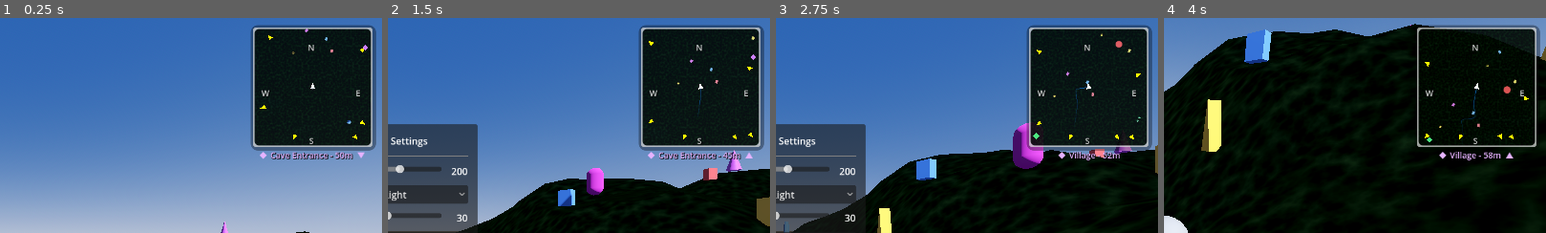
Above: before the commit, frames 1-4 (left to right).
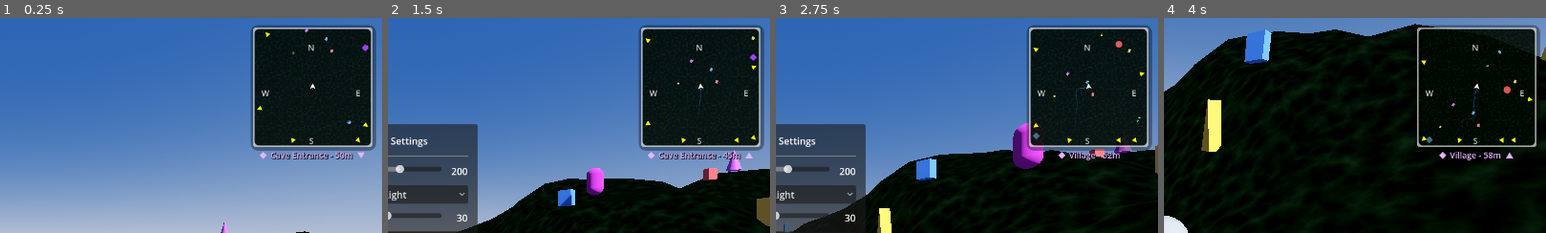
Above: after the commit, the same moments.

Repository: graydwarf/nibble-minimap-gold
Game: Godot game, scene res://scenes/main/main.tscn
Two runs of this game, one before a commit and one after it. Both use one fixed random seed, a clock stepped at 60 frames per second and the inputs below.
Inputs (mouse positions are % of the whole screen's width and height, from its top left):
- Up to frame 1 (0.25 s): no input
- Up to frame 2 (1.5 s): tap Enter at 0.5 s; move the mouse to (55, 50) at 0.52 s; hold Shift (sprint) 0.53-1.28 s; hold W (move_forward) from 0.53 s (still down); click (55, 50) at 0.67 s; move the mouse to (45, 50) at 1.27 s; tap M at 1.35 s
- Up to frame 3 (2.75 s): move the mouse to (60, 28) at 2.02 s; release W (move_forward) at 2.03 s; hold D (move_right) from 2.03 s (still down); tap Tab at 2.1 s
- Up to frame 4 (4 s): move the mouse to (45, 70) at 2.77 s; release D (move_right) at 2.78 s; hold W (move_forward) from 2.78 s (still down); tap V at 2.85 s; click (45, 70) at 2.92 s; move the mouse to (57, 51) at 3.52 s; hold Shift (sprint) from 3.53 s (still down)
The pictures show only the part of the screen within x 50-100%, y 0-50%; the shares and areas given below are measured in that part.

The runs differ from the first frame. In frame 1, 0.2% of the frame differs, in the area x 67-97%, y 6-59%; in frame 2, 0.3%; in frame 3, 0.3%, in the area x 67-97%, y 13-59%; in frame 4, 0.3%.

Commit message:
Use Sprite2D with SVG textures for web compatibility
- Create SVG icons for edge_arrow, edge_diamond, player_arrow
- edge_arrows: Use Sprite2D pool with SVG textures
- player_arrow: Use Sprite2D with SVG texture
- Sprite2D is the most reliable rendering for web exports

Diff:
--- /dev/null
+++ b/assets/icons/edge_arrow.svg
@@ -0,0 +1,3 @@
+<svg width="16" height="16" viewBox="0 0 16 16" xmlns="http://www.w3.org/2000/svg">
+<path d="M14 8L6 4L6 12L14 8Z" fill="#FFFF00"/>
+</svg>
--- /dev/null
+++ b/assets/icons/edge_diamond.svg
@@ -0,0 +1,3 @@
+<svg width="16" height="16" viewBox="0 0 16 16" xmlns="http://www.w3.org/2000/svg">
+<path d="M8 2L14 8L8 14L2 8L8 2Z" fill="#CC80FF"/>
+</svg>
--- /dev/null
+++ b/assets/icons/player_arrow.svg
@@ -0,0 +1,3 @@
+<svg width="24" height="24" viewBox="0 0 24 24" xmlns="http://www.w3.org/2000/svg">
+<path d="M12 4L6 16L12 13L18 16L12 4Z" fill="#FFFFFF" stroke="#000000" stroke-width="1"/>
+</svg>
--- a/scenes/minimap/edge_arrows.gd
+++ b/scenes/minimap/edge_arrows.gd
@@ -1,33 +1,42 @@
 extends Control
 ## Shows arrows at minimap edges pointing to off-screen POI markers and waypoints.
-## Uses Polygon2D nodes for web compatibility (instead of _draw()).
+## Uses Sprite2D nodes with textures for web compatibility.
 
 var minimap: Control = null
 var arrow_color: Color = Color(1.0, 1.0, 0.0)  # Yellow
 var waypoint_color: Color = Color(0.8, 0.5, 1.0)  # Purple
-var arrow_size: float = 7.5  # Arrow size
-var waypoint_size: float = 10.0  # Diamond size (larger than arrows)
 var edge_padding: float = 12.0  # Distance from edge
 
-# Pool of arrow polygons for reuse
-var _arrow_pool: Array[Polygon2D] = []
+# Pool of arrow sprites for reuse
+var _arrow_pool: Array[Sprite2D] = []
 var _arrow_pool_index: int = 0
-var _waypoint_diamond: Polygon2D = null
+var _waypoint_sprite: Sprite2D = null
+
+var _arrow_texture: Texture2D = null
+var _diamond_texture: Texture2D = null
 
 const MAX_ARROWS := 20  # Max simultaneous edge arrows
 
 func _ready() -> void:
-	# Pre-create arrow pool
+	# Load textures
+	if ResourceLoader.exists("res://assets/icons/edge_arrow.svg"):
+		_arrow_texture = load("res://assets/icons/edge_arrow.svg")
+	if ResourceLoader.exists("res://assets/icons/edge_diamond.svg"):
+		_diamond_texture = load("res://assets/icons/edge_diamond.svg")
+
+	# Pre-create arrow pool using Sprite2D
 	for i in MAX_ARROWS:
-		var arrow := Polygon2D.new()
+		var arrow := Sprite2D.new()
+		arrow.texture = _arrow_texture
 		arrow.visible = false
 		add_child(arrow)
 		_arrow_pool.append(arrow)
 
-	# Create waypoint diamond
-	_waypoint_diamond = Polygon2D.new()
-	_waypoint_diamond.visible = false
-	add_child(_waypoint_diamond)
+	# Create waypoint diamond sprite
+	_waypoint_sprite = Sprite2D.new()
+	_waypoint_sprite.texture = _diamond_texture
+	_waypoint_sprite.visible = false
+	add_child(_waypoint_sprite)
 
 func _process(_delta: float) -> void:
 	_update_arrows()
@@ -84,17 +93,9 @@
 	var edge_pos := _get_edge_intersection(center, direction)
 	var angle := direction.angle()
 
-	# Triangle arrow pointing toward POI
-	var points := PackedVector2Array([
-		Vector2(0, 0),  # Tip
-		Vector2(-arrow_size * 1.2, -arrow_size * 0.5),  # Back left
-		Vector2(-arrow_size * 1.2, arrow_size * 0.5),  # Back right
-	])
-
-	arrow.polygon = points
-	arrow.color = arrow_color
 	arrow.position = edge_pos
 	arrow.rotation = angle
+	arrow.modulate = arrow_color
 	arrow.visible = true
 
 func _get_edge_intersection(center: Vector2, direction: Vector2) -> Vector2:
@@ -135,7 +136,7 @@
 
 func _update_waypoint_indicator(map_center: Vector2, player_pos: Vector3, scale_factor: float) -> void:
 	if minimap._active_waypoint_id == -1 or minimap._active_waypoint_id not in minimap._waypoints:
-		_waypoint_diamond.visible = false
+		_waypoint_sprite.visible = false
 		return
 
 	var waypoint_data: Dictionary = minimap._waypoints[minimap._active_waypoint_id]
@@ -154,27 +155,18 @@
 	)
 
 	if waypoint_visible:
-		_waypoint_diamond.visible = false
+		_waypoint_sprite.visible = false
 		return
 
 	var direction := (waypoint_screen_pos - map_center).normalized()
 	var edge_pos := _get_edge_intersection(map_center, direction)
 
-	# Diamond shape centered at origin
-	var half := waypoint_size * 0.5
-	var diamond_points := PackedVector2Array([
-		Vector2(0, -half),   # Top
-		Vector2(half, 0),    # Right
-		Vector2(0, half),    # Bottom
-		Vector2(-half, 0),   # Left
-	])
-
-	_waypoint_diamond.polygon = diamond_points
-	_waypoint_diamond.color = wp_color
-	_waypoint_diamond.position = edge_pos
-	_waypoint_diamond.visible = true
+	_waypoint_sprite.position = edge_pos
+	_waypoint_sprite.modulate = wp_color
+	_waypoint_sprite.visible = true
 
 func _hide_all() -> void:
 	for arrow in _arrow_pool:
 		arrow.visible = false
-	_waypoint_diamond.visible = false
+	if _waypoint_sprite:
+		_waypoint_sprite.visible = false
--- a/scenes/minimap/player_arrow.gd
+++ b/scenes/minimap/player_arrow.gd
@@ -1,30 +1,24 @@
 extends Control
-## Player arrow marker on the minimap using Polygon2D for web compatibility.
+## Player arrow marker on the minimap using Sprite2D for web compatibility.
 
-var _arrow_polygon: Polygon2D = null
+var _arrow_sprite: Sprite2D = null
 
 func _ready() -> void:
-	_arrow_polygon = Polygon2D.new()
-	_arrow_polygon.color = Color(1, 1, 1, 0.95)
-	add_child(_arrow_polygon)
+	_arrow_sprite = Sprite2D.new()
+
+	# Load texture
+	if ResourceLoader.exists("res://assets/icons/player_arrow.svg"):
+		_arrow_sprite.texture = load("res://assets/icons/player_arrow.svg")
+
+	add_child(_arrow_sprite)
 	_update_arrow()
 
 func _process(_delta: float) -> void:
 	_update_arrow()
 
 func _update_arrow() -> void:
-	if not _arrow_polygon:
+	if not _arrow_sprite:
 		return
 
-	var center := size / 2
-	var arrow_size: float = minf(size.x, size.y) * 0.32
-
-	# Arrow pointing up (north) - will be rotated by parent
-	var points := PackedVector2Array([
-		center + Vector2(0, -arrow_size),           # Tip (top)
-		center + Vector2(-arrow_size * 0.6, arrow_size * 0.5),  # Bottom left
-		center + Vector2(0, arrow_size * 0.2),      # Notch
-		center + Vector2(arrow_size * 0.6, arrow_size * 0.5),   # Bottom right
-	])
-
-	_arrow_polygon.polygon = points
+	# Center the sprite in the control
+	_arrow_sprite.position = size / 2
Not shown, added: assets/icons/edge_arrow.svg.import
Not shown, added: assets/icons/edge_diamond.svg.import
Not shown, added: assets/icons/player_arrow.svg.import
